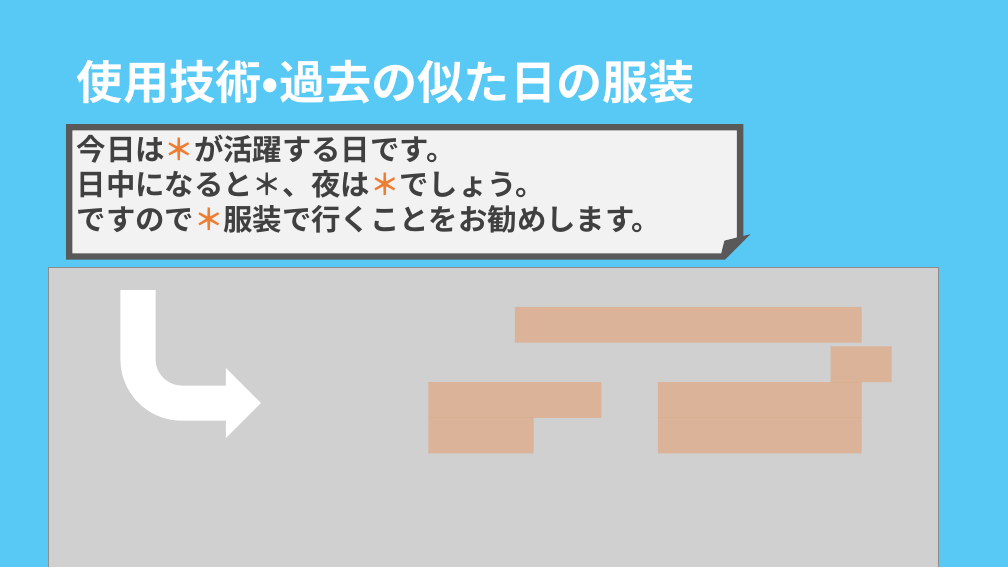
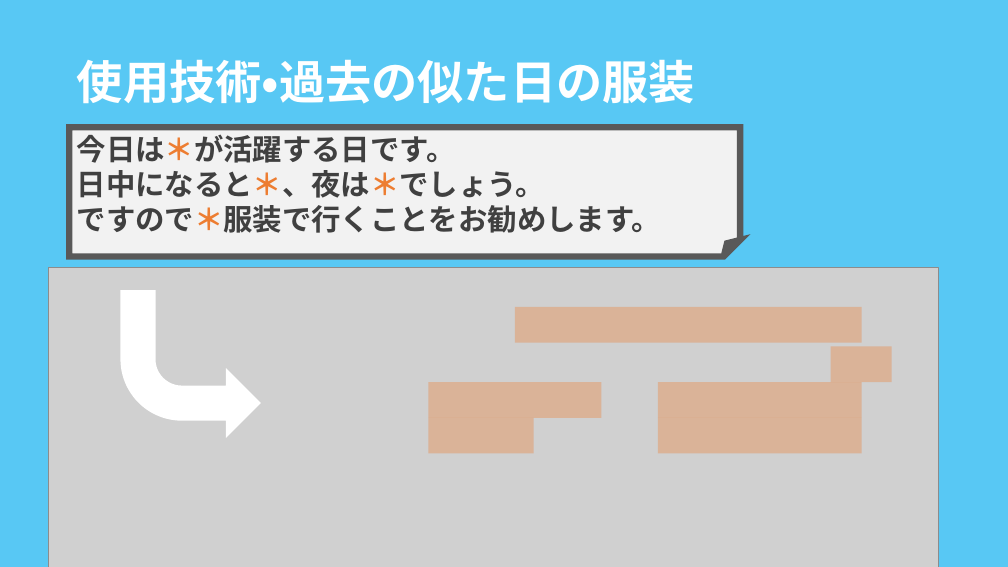
Before and after one commit to jphacks/NG_1701, a slide deck: slide 10 of powerpoints/発表用メイン.pptx. Drawn at 1008x567 pixels with LibreOffice and Linux fonts; fonts in the diff are those of the drawing; grey boxes stand for pictures. Boxes give left, top, right and bottom in pixels: in the first picture for what was removed or moved away, otherwise in the second. Text is boxed around its words. In the diff, an @@ line names an element or a change of style, - is before the commit and + after.

Commit message:
メインパワーポイントを修正

```diff
--- a/powerpoints/発表用メイン.pptx
+++ b/powerpoints/発表用メイン.pptx
@@ text in folded corner at (77,170,545,198): text colour #404040 to #ED7D31 in "日中になると＊、夜は＊でしょう。" @@
```
